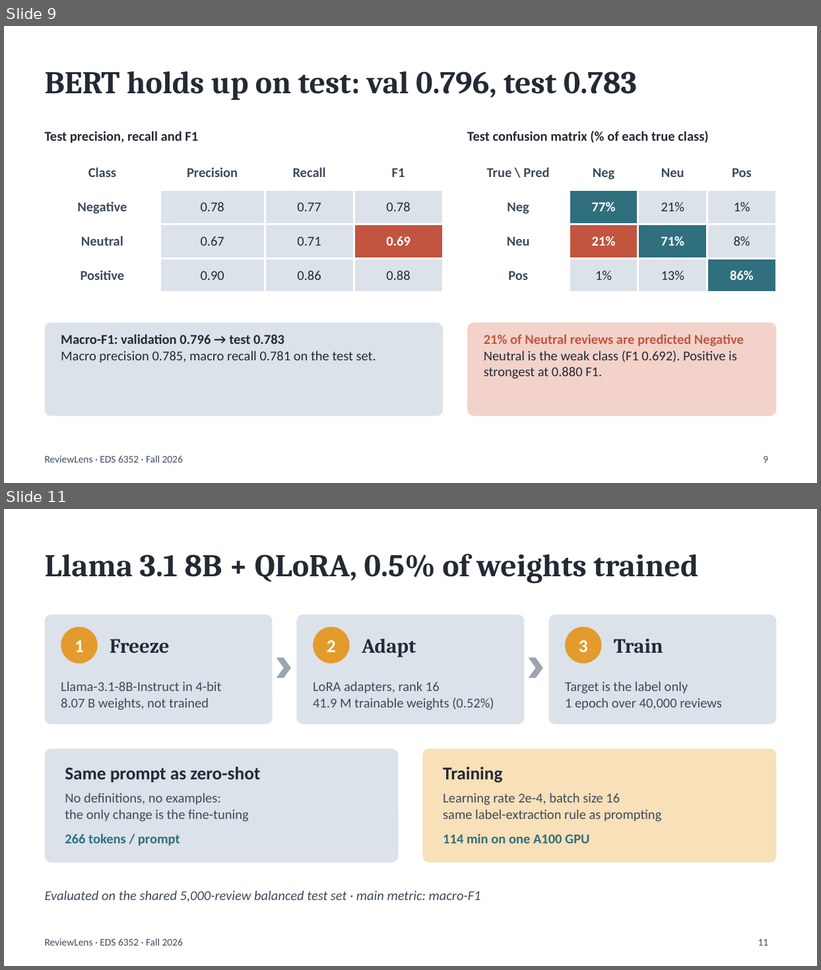
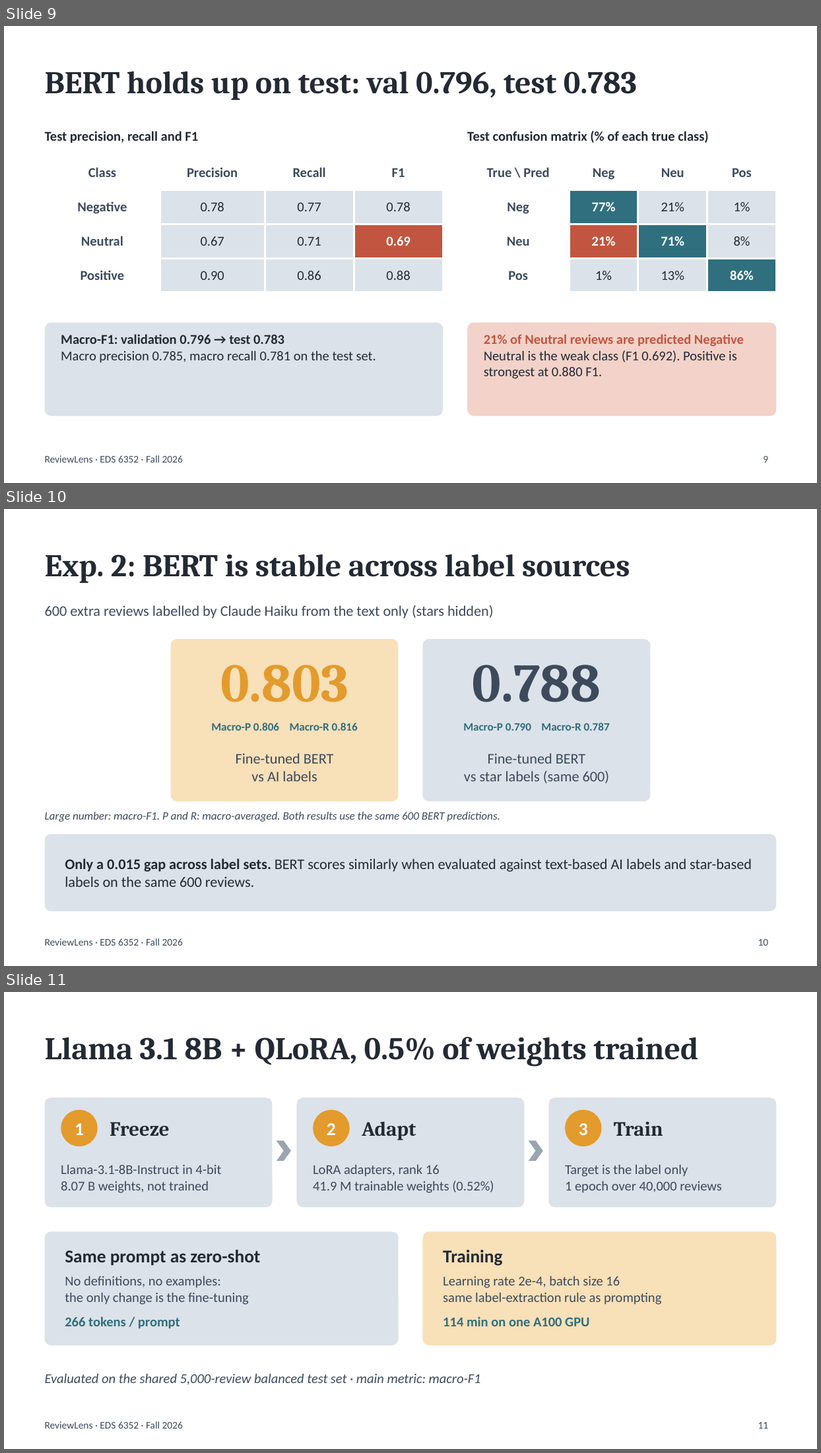
Before and after one commit to Junebhone/ReviewLens, a slide deck: presentation/ReviewLens_Presentation.pptx. Shown one above the other, each under a label of ours: slides 9 and 11 before the commit, slides 9, 10 and 11 after it; the slides between them are not shown. The pictures are 821x970 and 821x1453 pixels, drawn with LibreOffice and Linux fonts; fonts in the diff are those of the drawing. Boxes give left, top, right and bottom in pixels: in the first picture for what was removed or moved away, otherwise in the second. Text is boxed around its words. In the diff, an @@ line names an element or a change of style, - is before the commit and + after.

```diff
--- a/presentation/ReviewLens_Presentation.pptx
+++ b/presentation/ReviewLens_Presentation.pptx
@@ slide 10 added at bbox=[4, 509, 817, 966], background #FFFFFF; not listed: 1 template element that a slide beside it also shows @@
@@ title added at bbox=[45, 554, 630, 583], 28 pt, text #232A34, bold @@
+Exp. 2: BERT is stable across label sources
@@ text added at bbox=[45, 605, 493, 619], 13 pt, text #3C4A5C @@
+600 extra reviews labelled by Claude Haiku from the text only (stars hidden)
@@ rounded rectangle added at bbox=[171, 639, 399, 802], fill #F8E0B8 @@
@@ rounded rectangle added at bbox=[422, 639, 650, 802], fill #DCE2E9 @@
@@ text added at bbox=[220, 665, 349, 702], 48 pt, text #E39B2D, bold @@
+0.803
@@ text added at bbox=[473, 665, 601, 702], 48 pt, text #3C4A5C, bold @@
+0.788
@@ text added at bbox=[211, 723, 358, 731], 10 pt, text #2F6F7E, bold @@
+Macro-P 0.806 Macro-R 0.816
@@ text added at bbox=[463, 723, 610, 731], 10 pt, text #2F6F7E, bold @@
+Macro-P 0.790 Macro-R 0.787
@@ text added at bbox=[236, 753, 334, 782], 13 pt, text #3C4A5C @@
+Fine-tuned BERT
+vs AI labels
@@ text added at bbox=[464, 753, 610, 784], 13 pt, text #3C4A5C @@
+Fine-tuned BERT
+vs star labels (same 600)
@@ text added at bbox=[45, 812, 500, 822], 10 pt, text #3C4A5C, italic @@
+Large number: macro-F1. P and R: macro-averaged. Both results use the same 600 BERT predictions.
@@ rounded rectangle added at bbox=[45, 834, 776, 912], fill #DCE2E9 @@
@@ text added at bbox=[65, 859, 752, 887], 13 pt, text #232A34 @@
+Only a 0.015 gap across label sets. BERT scores similarly when evaluated against text-based AI labels and star-based labels on the same 600 reviews.
@@ page number added at bbox=[758, 939, 769, 946], 9 pt, text #3C4A5C @@
+10
```
Also in this commit, not shown: 1 slide removed, 8 other files.
